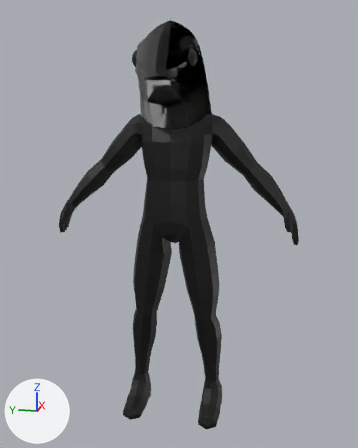
The FBX model Art/NewObjects/Characters/fish man.fbx, before and after one commit.
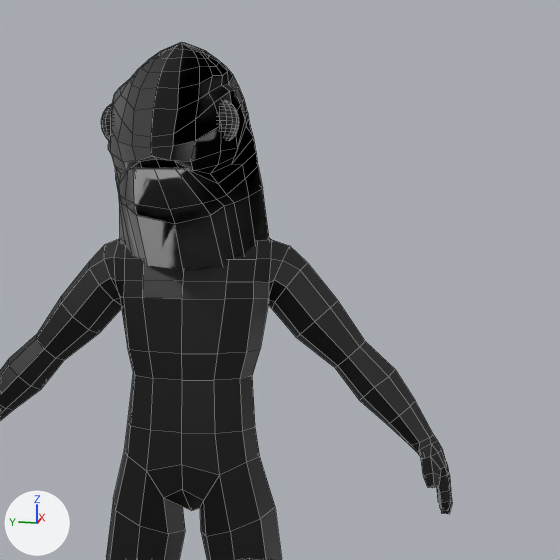
Old and new are each drawn whole from a 50 mm lens placed at (-2.279, -0.478, 1.541), pointed at (-0.029, -0.028, 0.979) and again close up on the part from 23% to 98% of the width and 0% to 60% of the height. The axes (+X, +Y, +Z) are drawn at lower left. The lights are the same throughout. The close-ups show mesh edges as thin lines. Where no turn or scale is listed for an object, it has been applied to the vertices.

Objects in the first close-up: 'fish_man'.
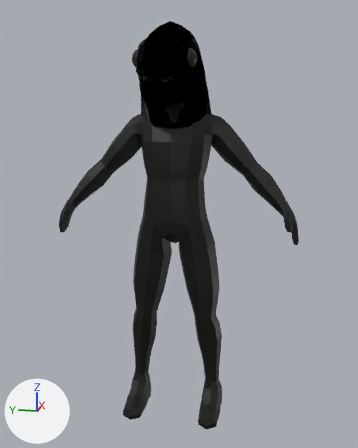
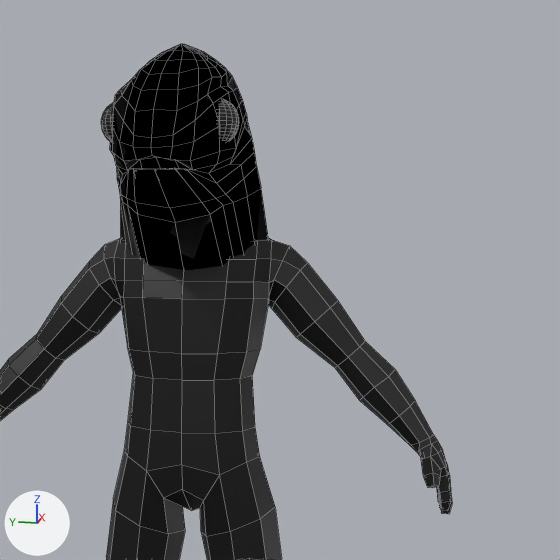
Where the change shows, as pixel boxes [x1, y1, x2, y2] in the close-ups (560 x 560 px; the box of a moved part takes in the faces that stretch with it):
'fish_man', reshaped
    before: [0, 42, 452, 560]
    after: [0, 44, 452, 560]
part 1 of me_mesh, moved or reshaped
    before: [118, 92, 245, 266]
    after: [120, 92, 244, 265]
part 2 of me_mesh, recoloured (white to black)
    before: [108, 42, 269, 271]
    after: [110, 44, 269, 270]

Patch to the scene script:
```diff
--- a/Art/NewObjects/Characters/fish man.fbx.py
+++ b/Art/NewObjects/Characters/fish man.fbx.py
@@ mat_blackshade9 @@
+mat_blackshade9 = principled_material('BlackShade9')
+mat_blackshade9.base_color = (0.0, 0.0, 0.0)  # black #000000
@@ me_mesh @@
 me_mesh.from_pydata(...)  # 2786 vertices, 2844 faces; spans x -0.35..0.26, y -0.58..0.58, z -0.01..1.88
 # used by ob_fish_man; location = (0.0, -0.001, 0.0)
+# me_mesh part 1
+# 5 vertices are removed from x -0.24..0.16, y -0.11..0.0, z 1.47..1.71
+# 90 faces are deleted
+# 6 vertices move within x -0.33..0.16, y -0.1..0.03, z 1.44..1.71
+# 5 vertices are added at (0.15, 0.0, 1.69), (0.03, 0.0, 1.48), (-0.23, -0.08, 1.62), (-0.23, -0.1, 1.66), (-0.23, -0.1, 1.71)
+# 34 new faces join them, mat_whiteshade1 (white #ffffff)
+# 50 new faces join them, mat_blackshade (black #000000)
+# 6 new faces join them, mat_blackshade9 (black #000000)
+# me_mesh part 2: 236 faces spanning x -0.35..0.26, y -0.17..0.17, z 1.37..1.88 switch from mat_whiteshade6 (white #ffffff) to mat_blackshade (black #000000)
 me_mesh.materials.append(mat_whiteshade1)
 me_mesh.materials.append(mat_blackshade4)
+me_mesh.materials.append(mat_blackshade9)  # black #000000
```
